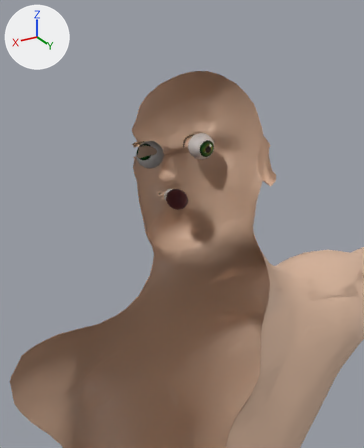
Before and after pictures for a commit that changed the glTF model characters/tamlin/model/tamlin.glb.
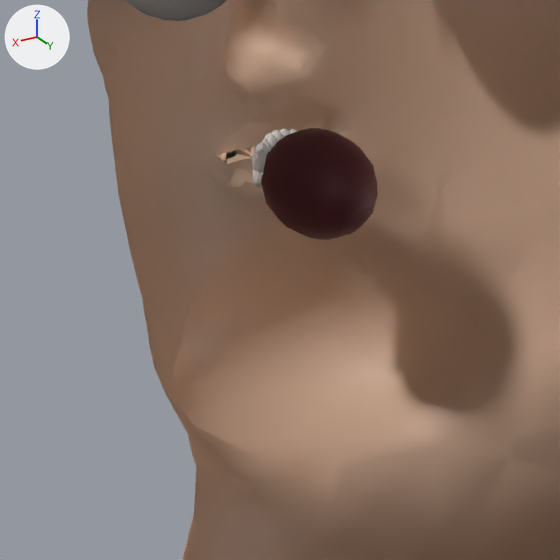
The first picture shows the older version from a 50 mm lens placed at (0.326, 0.494, 1.939), pointed at (0.0, -0.05, 1.666). The close-ups show the older and then the newer version on the part from 32% to 61% of the width and 37% to 60% of the height of that picture. Only the edits that show in the close-ups are written down. The lights are fixed; the arrows at upper left show +X, +Y and +Z. Everything nearer to the camera than a plane just in front of the edit is cut away. Vertices at exactly the same position are counted once.

Names of what the first close-up shows: 'Body', 'Body_LOD1', 'Eyes', 'Mouth'.
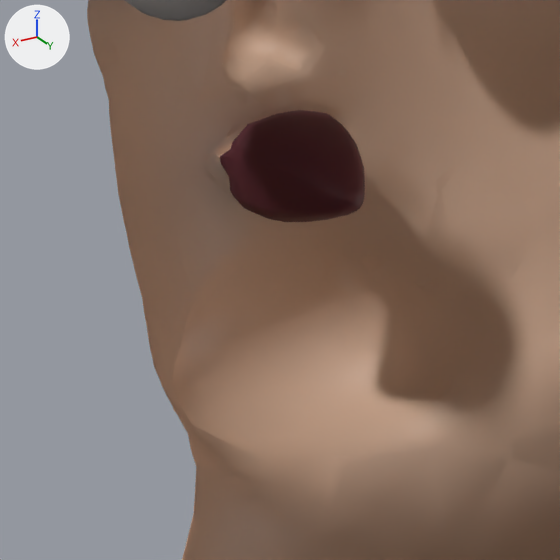
Patch to the scene script:
```diff
--- a/characters/tamlin/model/tamlin.glb.py
+++ b/characters/tamlin/model/tamlin.glb.py
@@ me_mouth @@
 # used by ob_mouth; location = (0.0, 0.0, 0.0)
-me_mouth.from_pydata(...)  # 856 vertices, 1596 faces; spans x -0.014..0.014, y -0.0856..-0.0452, z 1.6845..1.7123
+me_mouth.from_pydata(...)  # 1180 vertices, 2212 faces; spans x -0.0163..0.0167, y -0.088..-0.0462, z 1.6861..1.7128
+# me_mouth part 1: the loose piece of 34 vertices spanning x -0.003..0.0007, y -0.0856..-0.0808, z 1.6985..1.7074 is moved by (0.0, 0.0032, 0.0)
+# me_mouth part 2: the loose piece of 34 vertices spanning x -0.0007..0.003, y -0.0856..-0.0808, z 1.6985..1.7074 is moved by (0.0, 0.0032, 0.0)
+# me_mouth part 3: the loose piece of 34 vertices spanning x 0.0042..0.0072, y -0.0834..-0.0786, z 1.6895..1.7067 is moved by (0.0, 0.0026, 0.0)
+# me_mouth part 4: the loose piece of 34 vertices spanning x 0.0085..0.0122, y -0.0783..-0.0735, z 1.6985..1.7061 is moved by (0.0, 0.0013, 0.0)
+# me_mouth part 5: the loose piece of 34 vertices spanning x 0.0085..0.0122, y -0.0783..-0.0735, z 1.6952..1.7016 is moved by (0.0, 0.0013, 0.0)
+# me_mouth part 6: the loose piece of 107 vertices spanning x -0.014..0.014, y -0.081..-0.0452, z 1.6845..1.7123 is rebuilt with 431 vertices and now spans x -0.0163..0.0167, y -0.088..-0.0462, z 1.6861..1.7128
+# me_mouth part 7: 248 vertices removed from x -0.0099..0.0099, y -0.0849..-0.0764, z 1.6944..1.707; 248 vertices added at x -0.0099..0.0099, y -0.0819..-0.0743, z 1.6944..1.707
+# other edits to the shape of me_mouth do not show in these pictures
 me_mouth.materials.append(mat_mouth_inside)
```

Pixel boxes [x1, y1, x2, y2] of what changed, in the close-ups (560 x 560 px; the box of a moved part takes in the faces that stretch with it):
'Mouth', reshaped (16% wider)
    before: [252, 128, 377, 240]
    after: [220, 110, 365, 222]
part 1 of me_mouth, moved or reshaped (not visible afterwards)
    before: [279, 128, 289, 137]
part 2 of me_mouth, moved or reshaped (not visible afterwards)
    before: [271, 130, 283, 142]
part 3 of me_mouth, moved or reshaped (not visible afterwards)
    before: [261, 138, 270, 195]
part 4 of me_mouth, moved or reshaped (not visible afterwards)
    before: [252, 148, 266, 172]
part 5 of me_mouth, moved or reshaped (not visible afterwards)
    before: [252, 169, 263, 188]
part 6 of me_mouth, rebuilt (25% wider)
    before: [261, 128, 377, 240]
    after: [220, 110, 365, 222]
part 7 of me_mouth, moved or reshaped (not visible afterwards)
    before: [254, 129, 297, 155]
